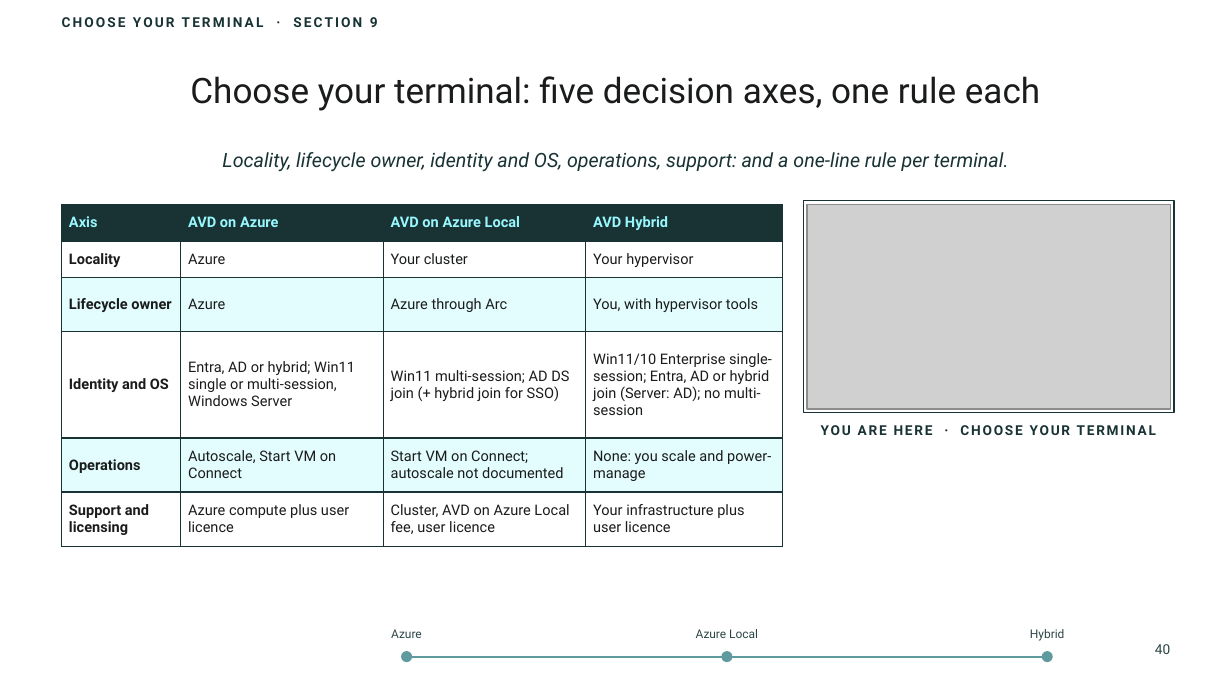
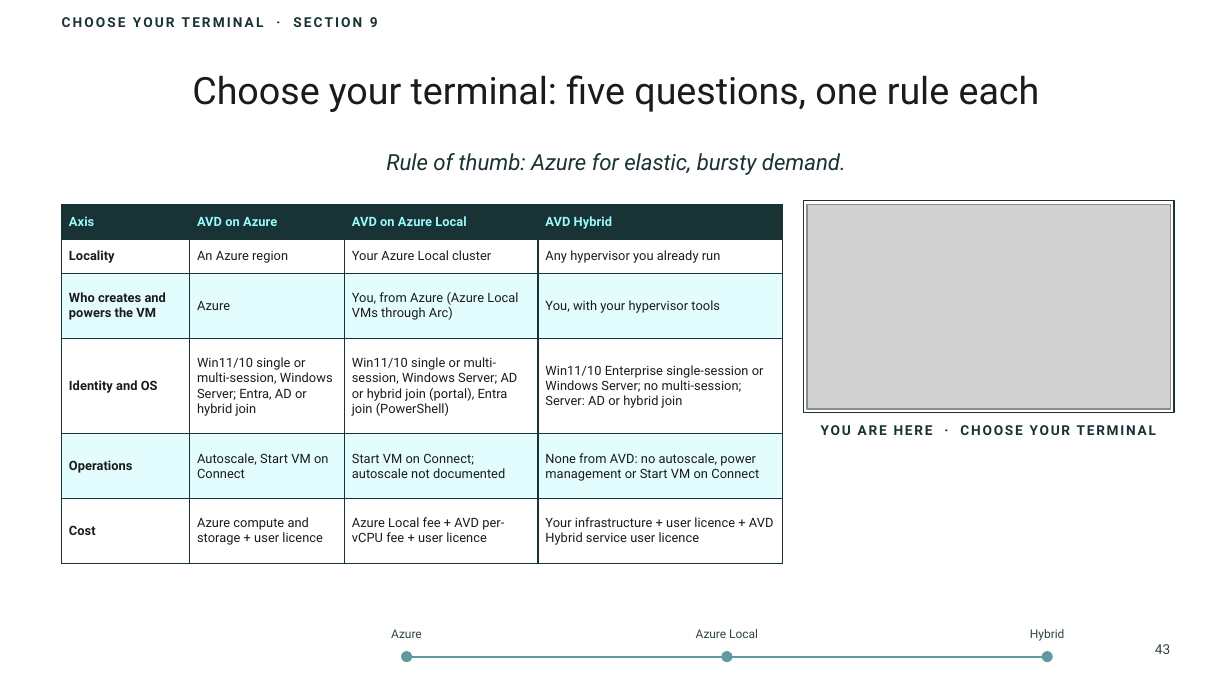
Before and after one commit to thisismydemo/nic2026_avd, a slide deck: slide 43 of presentation/AVD_Anywhere_NIC2026.pptx (slide 40 before the commit). Drawn at 1232x693 pixels with LibreOffice and Linux fonts; fonts in the diff are those of the drawing; grey boxes stand for pictures; background and template pictures are left out. Boxes give left, top, right and bottom in pixels: in the first picture for what was removed or moved away, otherwise in the second. Text is boxed around its words. In the diff, an @@ line names an element or a change of style, - is before the commit and + after.

```diff
--- a/presentation/AVD_Anywhere_NIC2026.pptx
+++ b/presentation/AVD_Anywhere_NIC2026.pptx
@@ title at (192, 75, 1040, 112): text changed; size 20.5 to 22 pt @@
-Choose your terminal: five decision axes, one rule each
+Choose your terminal: five questions, one rule each
@@ text at (386, 153, 846, 175): text changed; size 11.5 to 13 pt @@
-Locality, lifecycle owner, identity and OS, operations, support: and a one-line rule per terminal.
+Rule of thumb: Azure for elastic, bursty demand.
@@ table at (62, 205, 782, 564) @@
-row 2: Locality | Azure | Your cluster | Your hypervisor
+row 2: Locality | An Azure region | Your Azure Local cluster | Any hypervisor you already run
-row 3: Lifecycle owner | Azure | Azure through Arc | You, with hypervisor tools
+row 3: Who creates and powers the VM | Azure | You, from Azure (Azure Local VMs through Arc) | You, with your hypervisor tools
-row 4: Identity and OS | Entra, AD or hybrid; Win11 single or multi-session, Windows Server | Win11 multi-session; AD DS join (+ hybrid join for SSO) | Win11/10 Enterprise single-session; Entra, AD or hybrid join (Server: AD); no multi-session
+row 4: Identity and OS | Win11/10 single or multi-session, Windows Server; Entra, AD or hybrid join | Win11/10 single or multi-session, Windows Server; AD or hybrid join (portal), Entra join (PowerShell) | Win11/10 Enterprise single-session or Windows Server; no multi-session; Server: AD or hybrid join
-row 5, column 4: None: you scale and power-manage
+row 5, column 4: None from AVD: no autoscale, power management or Start VM on Connect
-row 6: Support and licensing | Azure compute plus user licence | Cluster, AVD on Azure Local fee, user licence | Your infrastructure plus user licence
+row 6: Cost | Azure compute and storage + user licence | Azure Local fee + AVD per-vCPU fee + user licence | Your infrastructure + user licence + AVD Hybrid service user licence
@@ size 8.5 to 7.5 pt in "Axis", "AVD on Azure", "AVD on Azure Local", "AVD Hybrid" and 6 more places @@
@@ text at (1155, 644, 1170, 654): text changed @@
-40
+43
```
Also in this commit, not shown: 37 other slides changed, 5 slides added, 2 slides removed.
